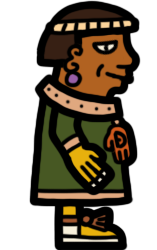
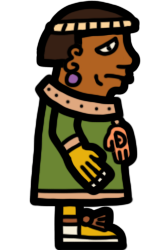
Before/after of a 157×250 layered artwork. What changed in the layer stack:
added group "Sad" with 1 layers in group "Head traveller" over [left=36, top=0, right=141, bottom=114]
added layer "Outline SAD" in group "Sad" over [left=36, top=0, right=141, bottom=114]
painted on "Outline" (2nd of 6, in "Front arm") over [left=56, top=112, right=76, bottom=143]
painted on "Outline" (3rd of 6, in "Dress traveller") over [left=38, top=93, right=130, bottom=190]
painted on "Outline" (4th of 6, in "Back arm") over [left=56, top=112, right=76, bottom=143]
